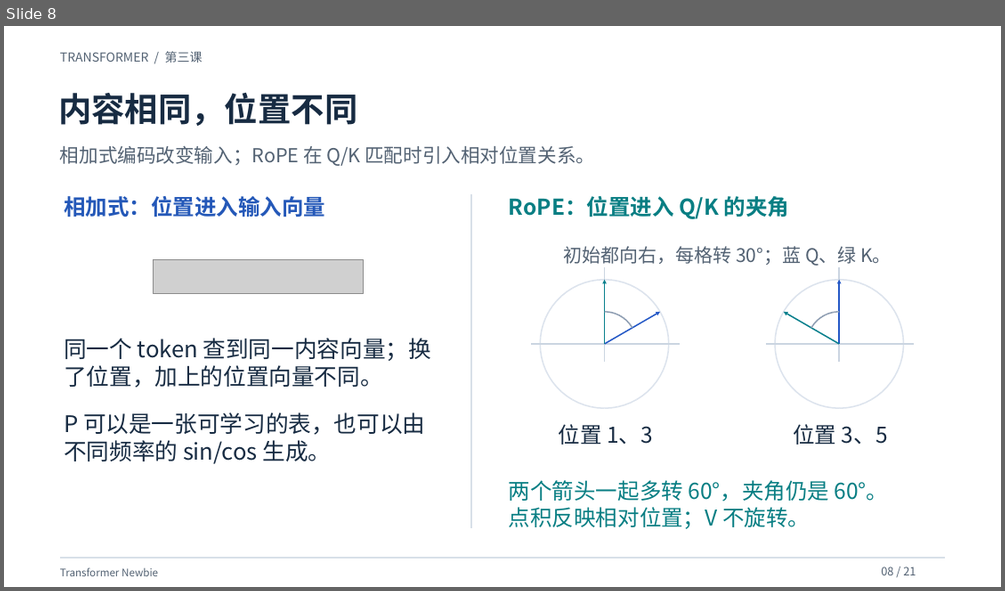
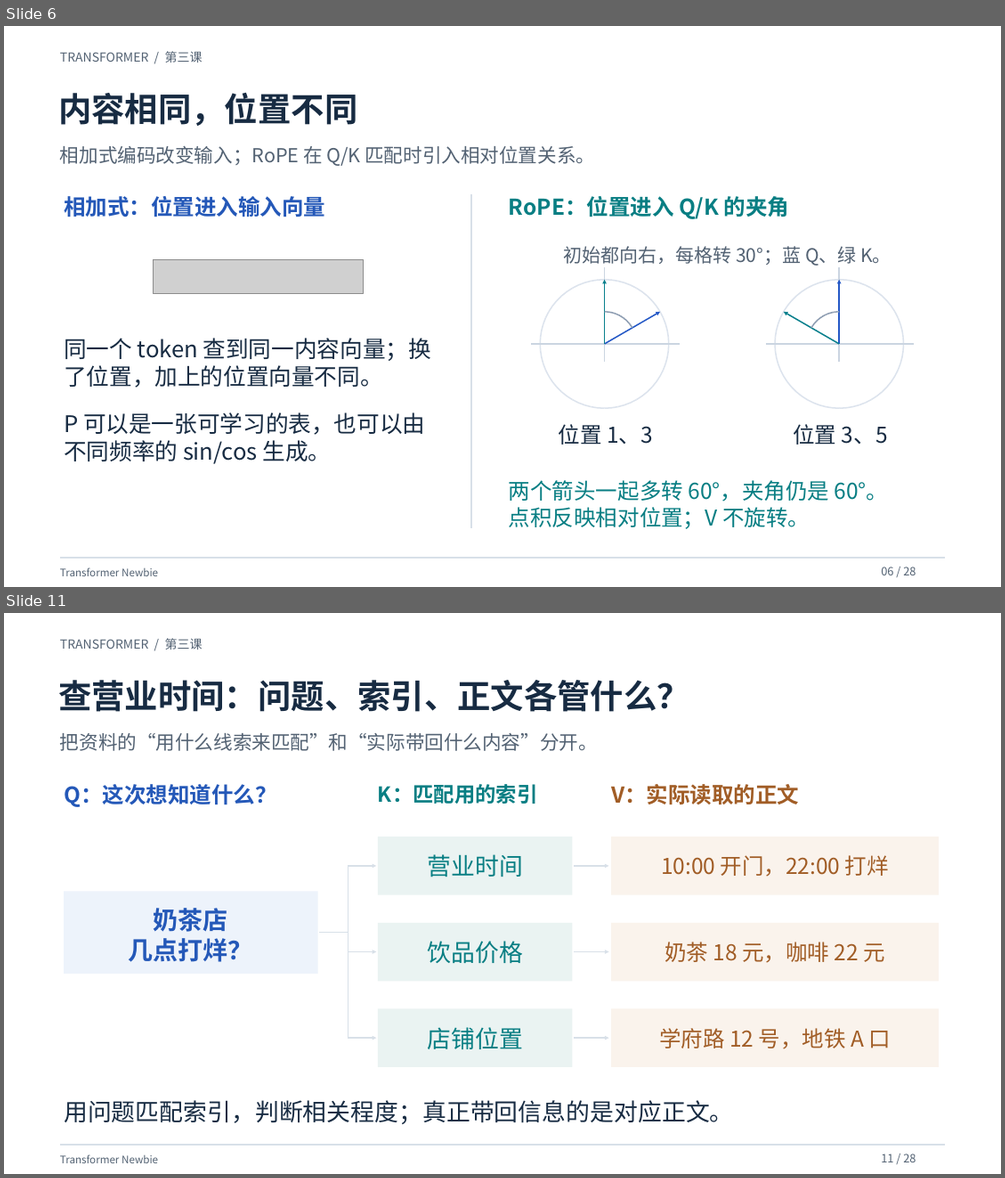
Before and after one commit to yangzy723/Transformer-Newbie, a slide deck: class3/class3_attention.pptx. Shown one above the other, each under a label of ours: slide 8 before the commit, slides 6 and 11 after it; the slides between them are not shown. The pictures are 1005x591 and 1005x1178 pixels, drawn with LibreOffice and Linux fonts; fonts in the diff are those of the drawing; grey boxes stand for pictures. Boxes give left, top, right and bottom in pixels: in the first picture for what was removed or moved away, otherwise in the second. Text is boxed around its words. In the diff, an @@ line names an element or a change of style, - is before the commit and + after.

```diff
--- a/class3/class3_attention.pptx
+++ b/class3/class3_attention.pptx
@@ slide 11 added at (4,613,1001,1174), background #FFFFFF @@
@@ rectangle added at (4,613,1001,1174), fill #FFFFFF @@
@@ text added at (60,638,202,649), 12 pt, text #536273 @@
+TRANSFORMER / 第三课
@@ text added at (58,680,690,712), 32 pt, text #172B42, bold @@
+查营业时间：问题、索引、正文各管什么？
@@ text added at (60,733,598,751), 18.5 pt, text #536273 @@
+把资料的“用什么线索来匹配”和“实际带回什么内容”分开。
@@ text added at (64,784,276,807), 21 pt, text #2458B8, bold @@
+Q：这次想知道什么？
@@ text added at (378,784,538,803), 20 pt, text #087E83, bold @@
+K：匹配用的索引
@@ text added at (611,784,799,804), 21 pt, text #A15D26, bold @@
+V：实际读取的正文
@@ rectangle added at (378,836,573,895), fill #EAF3F2 @@
@@ rectangle added at (611,836,938,895), fill #FAF3EC @@
@@ line added from (348, 866) to (348, 1038), #D8E0E8 1.3 pt @@
@@ arrow added from (348, 866) to (376, 866), #D8E0E8 1.3 pt @@
@@ text added at (427,854,522,877), 23 pt, text #087E83 @@
+营业时间
@@ arrow added from (574, 866) to (609, 866), #D8E0E8 1.3 pt @@
@@ text added at (661,855,889,876), 21 pt, text #A15D26 @@
+10:00 开门，22:00 打烊
@@ rectangle added at (64,892,318,973), fill #EDF3FB @@
@@ text added at (129,908,253,962), 24 pt, text #2458B8, bold @@
+奶茶店
+几点打烊？
@@ line added from (320, 933) to (348, 933), #D8E0E8 1.3 pt @@
@@ rectangle added at (378,923,573,981), fill #EAF3F2 @@
@@ rectangle added at (611,923,938,981), fill #FAF3EC @@
@@ arrow added from (348, 952) to (376, 952), #D8E0E8 1.3 pt @@
@@ text added at (427,941,522,963), 23 pt, text #087E83 @@
+饮品价格
@@ arrow added from (574, 952) to (609, 952), #D8E0E8 1.3 pt @@
@@ text added at (664,941,885,963), 21 pt, text #A15D26 @@
+奶茶 18 元，咖啡 22 元
@@ rectangle added at (378,1008,573,1067), fill #EAF3F2 @@
@@ rectangle added at (611,1008,938,1067), fill #FAF3EC @@
@@ arrow added from (348, 1038) to (376, 1038), #D8E0E8 1.3 pt @@
@@ text added at (427,1027,522,1049), 23 pt, text #087E83 @@
+店铺位置
@@ arrow added from (574, 1038) to (609, 1038), #D8E0E8 1.3 pt @@
@@ text added at (659,1028,891,1049), 21 pt, text #A15D26 @@
+学府路 12 号，地铁 A 口
@@ text added at (64,1100,734,1124), 23 pt, text #172B42 @@
+用问题匹配索引，判断相关程度；真正带回信息的是对应正文。
@@ line added from (60, 1144) to (945, 1144), #D8E0E8 1.3 pt @@
@@ text added at (60,1154,158,1163), 10 pt, text #536273 @@
+Transformer Newbie
@@ text added at (881,1153,915,1162), 11 pt, text #536273 @@
+11 / 28
@@ what was slide 8 is now slide 6 @@
@@ slide 6 changed as well @@
@@ text at (881,566,915,575): text changed @@
-08 / 21
+06 / 28
```
Also in this commit, not shown: 18 other slides changed, 8 other slides added, 2 slides removed, 36 other files.
